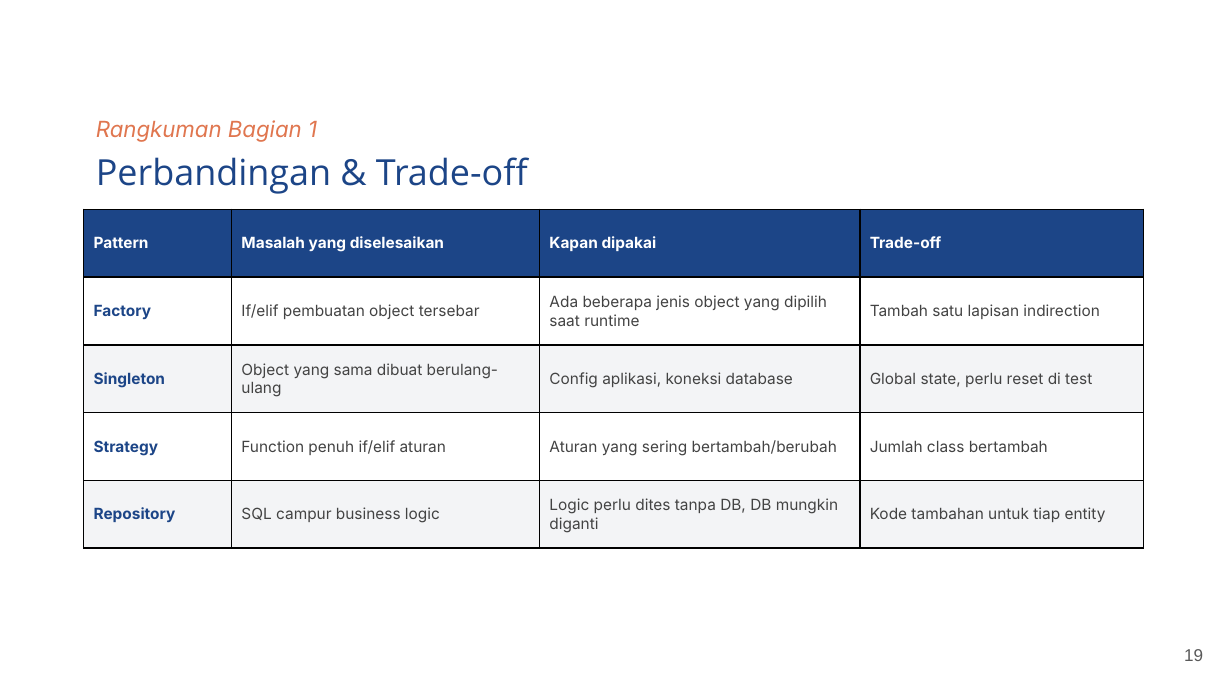
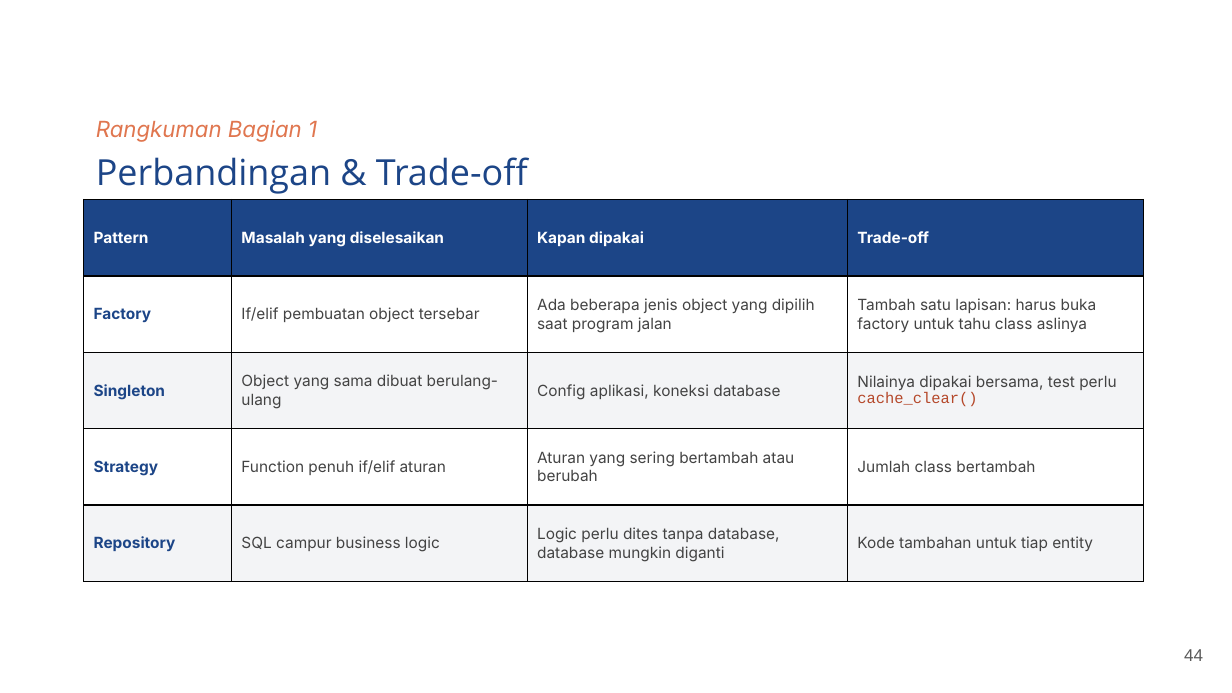
Before and after one commit to bagusedghar/fastapi-intermediate, a slide deck: slide 44 of sesi-01-design-patterns/slides/Sesi 1 - Python Design Patterns for Backend.pptx (slide 19 before the commit). Drawn at 1232x693 pixels with LibreOffice and Linux fonts; fonts in the diff are those of the drawing; background and template pictures are left out. Boxes give left, top, right and bottom in pixels: in the first picture for what was removed or moved away, otherwise in the second. Text is boxed around its words. In the diff, an @@ line names an element or a change of style, - is before the commit and + after.

```diff
--- a/sesi-01-design-patterns/slides/Sesi 1 - Python Design Patterns for Backend.pptx
+++ b/sesi-01-design-patterns/slides/Sesi 1 - Python Design Patterns for Backend.pptx
@@ table at box(84, 200, 1143, 582) @@
-row 2, column 3: Ada beberapa jenis object yang dipilih saat runtime
+row 2, column 3: Ada beberapa jenis object yang dipilih saat program jalan
-row 2, column 4: Tambah satu lapisan indirection
+row 2, column 4: Tambah satu lapisan: harus buka factory untuk tahu class aslinya
-row 3, column 4: Global state, perlu reset di test
+row 3, column 4: Nilainya dipakai bersama, test perlu cache_clear()
-row 4, column 3: Aturan yang sering bertambah/berubah
+row 4, column 3: Aturan yang sering bertambah atau berubah
-row 5, column 3: Logic perlu dites tanpa DB, DB mungkin diganti
+row 5, column 3: Logic perlu dites tanpa database, database mungkin diganti
@@ table: place and size @@
-table at box(84, 209, 1143, 548)
+table at box(84, 200, 1143, 582)
@@ page number at box(1184, 649, 1203, 661): text changed @@
-19
+44
```
Also in this commit, not shown: 12 other slides changed, 52 slides added, 12 slides removed, 41 other files.
